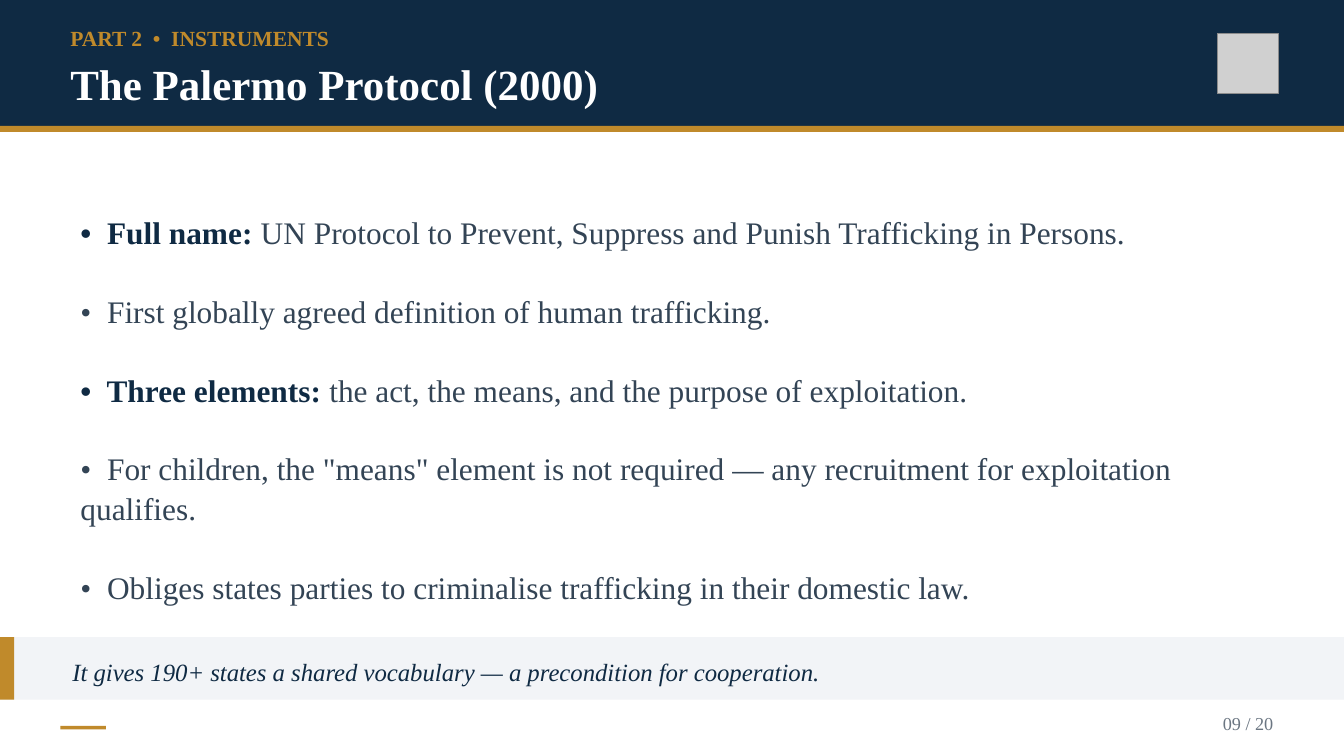
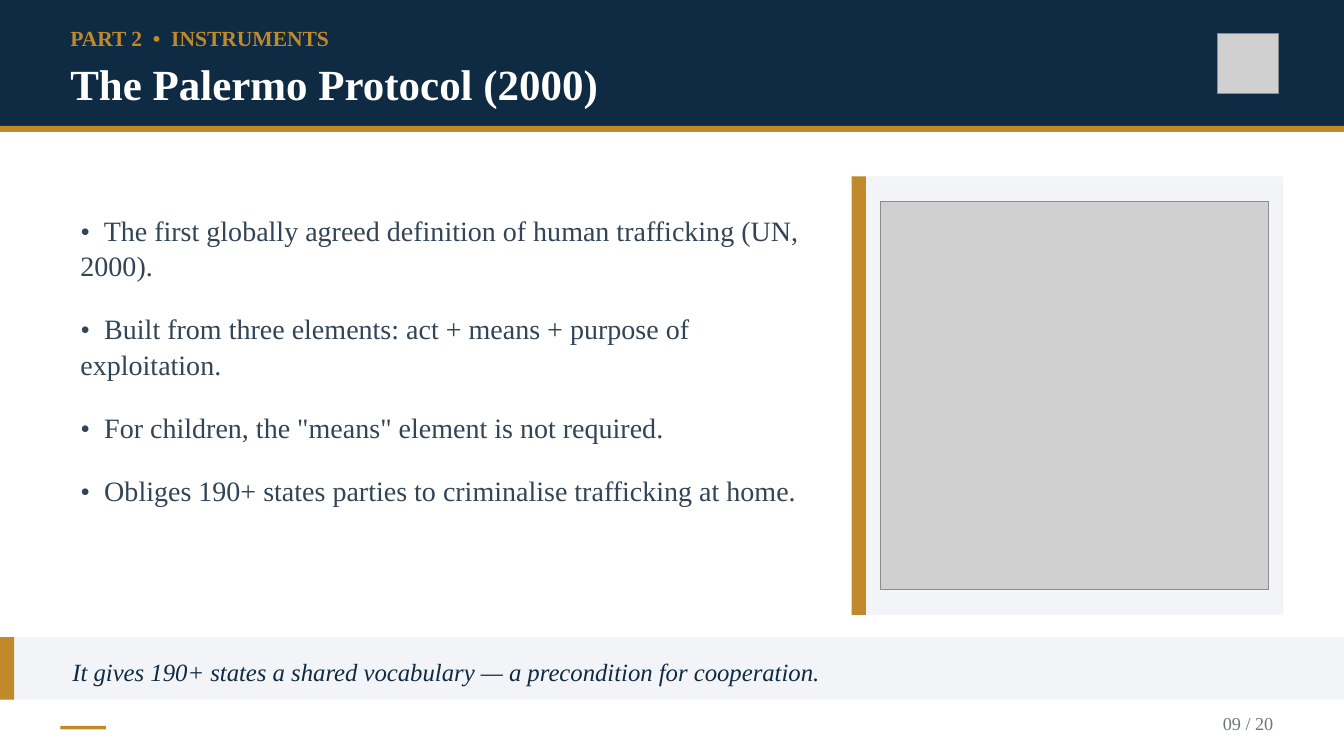
Before and after one commit to Kokidesu/Koki, a slide deck: slide 9 of projects/transnational-justice/Epstein_Transnational_Justice.pptx. Drawn at 1344x756 pixels with LibreOffice and Linux fonts; fonts in the diff are those of the drawing; grey boxes stand for pictures. Boxes give left, top, right and bottom in pixels: in the first picture for what was removed or moved away, otherwise in the second. Text is boxed around its words. In the diff, an @@ line names an element or a change of style, - is before the commit and + after.

```diff
--- a/projects/transnational-justice/Epstein_Transnational_Justice.pptx
+++ b/projects/transnational-justice/Epstein_Transnational_Justice.pptx
@@ rectangle added at [852,176,1284,615], fill #F2F4F7 @@
@@ rectangle added at [852,176,866,615], fill #C08A2B @@
@@ picture added at [880,202,1268,590] @@
@@ text at [80,221,798,507]: text changed; size 22.4 to 20.1 pt @@
-• Full name: UN Protocol to Prevent, Suppress and Punish Trafficking in Persons.
-• First globally agreed definition of human trafficking.
-• Three elements: the act, the means, and the purpose of exploitation.
-• For children, the "means" element is not required — any recruitment for exploitation qualifies.
-• Obliges states parties to criminalise trafficking in their domestic law.
+• The first globally agreed definition of human trafficking (UN, 2000).
+• Built from three elements: act + means + purpose of exploitation.
+• For children, the "means" element is not required.
+• Obliges 190+ states parties to criminalise trafficking at home.
```
Also in this commit, not shown: 10 other slides changed, 25 other files.
